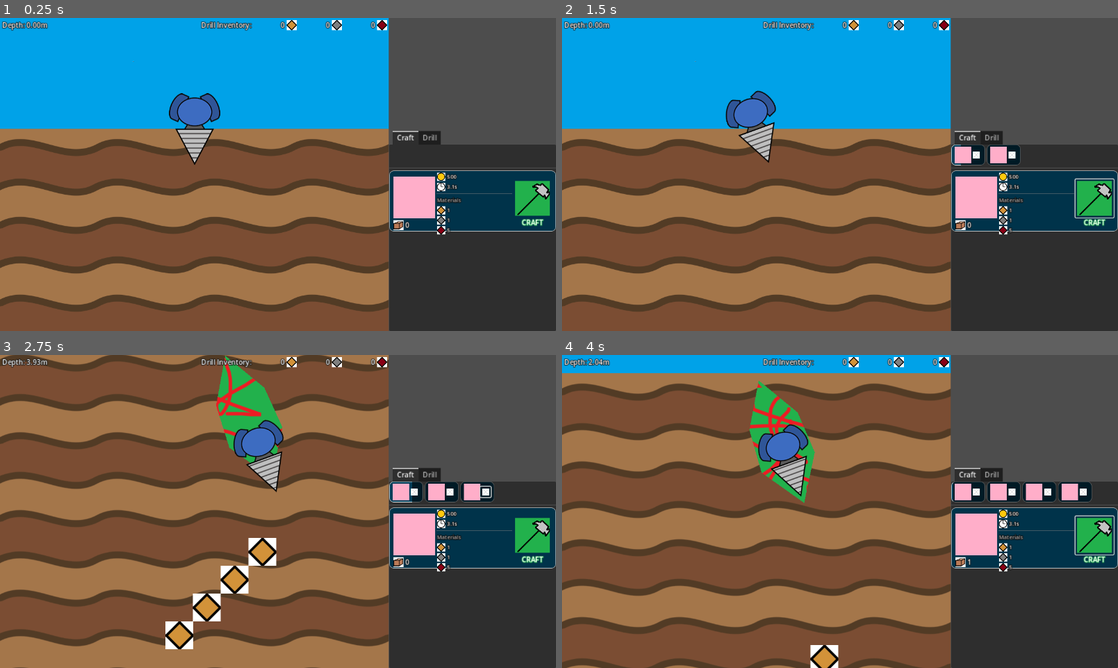
Above: before the commit, frames 1-4 (two rows, left to right).
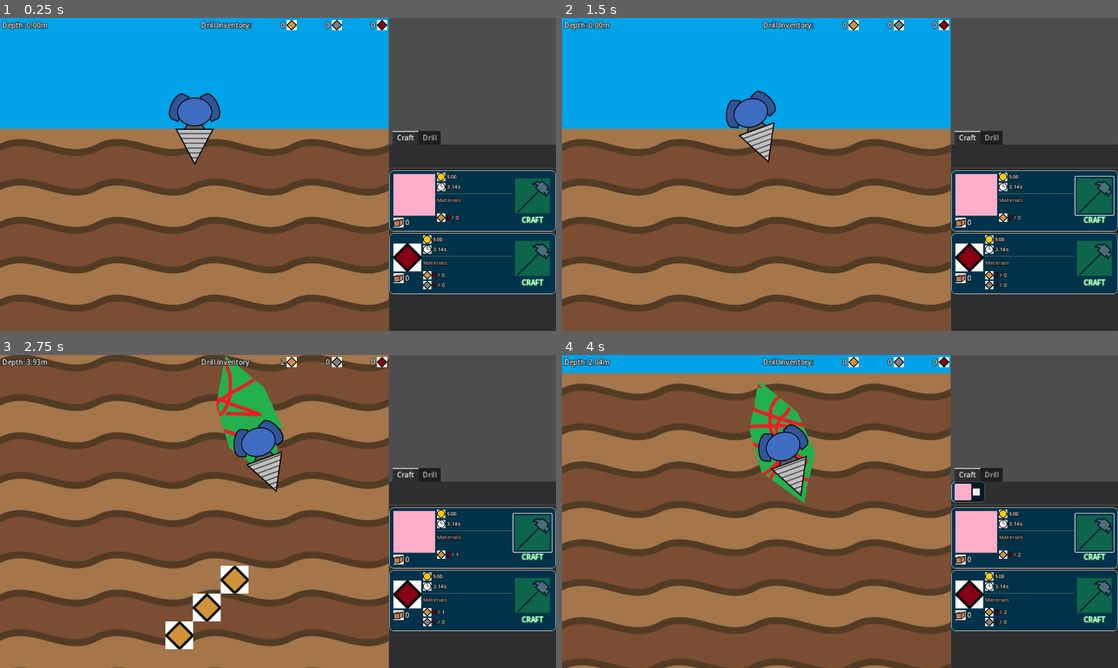
Above: after the commit, the same moments.

Repository: aNotSoCleverName/mechanicore
Game: Godot game, scene res://Main.tscn
Two runs of this game, one before a commit and one after it. Both use one fixed random seed, a clock stepped at 60 frames per second and the inputs below.
Inputs (mouse positions are in pixels of both pictures, inside the frame that each line leads up to):
- Up to frame 1 (0.25 s): no input
- Up to frame 2 (1.5 s): click (1095, 199) at 0.52 s; tap Enter (ui_accept) at 1.25 s; hold Right (ui_right) from 1.28 s (still down); tap R at 1.35 s
- Up to frame 3 (2.75 s): tap Enter (ui_accept) at 1.52, 2.27 s; release Right (ui_right) at 2.03 s; hold Left (ui_left) from 2.03 s (still down); tap R at 2.1 s
- Up to frame 4 (4 s): release Left (ui_left) at 2.78 s; hold Right (ui_right) from 2.78 s (still down); tap R at 2.85, 3.6 s; tap Enter (ui_accept) at 3.5, 3.77 s

The runs differ from the first frame. In frame 1, 7.0% of the frame differs, in the area x 70-100%, y 49-89%; in frame 2, 7.8%; in frame 3, 8.7%, in the area x 44-100%, y 1-89%; in frame 4, 8.6%.

Commit message:
Crafting now uses materials. When docking, ores are now transfered to base

Diff:
--- a/Base/Base.gd
+++ b/Base/Base.gd
@@ -1,16 +1,50 @@
 extends VBoxContainer
 class_name Base
+
+# Key = ore type, value = amount
+static var ores: Dictionary = { };
+static func _addOres(inOres: Dictionary):
+	for oreType: Ore.EOreType in ores.keys():
+		Base.ores[oreType] += inOres[oreType];
+	SignalBus_Base.update_ore_inventory.emit(ores);
+static func _takeOres(inOres: Dictionary):
+	for oreType: Ore.EOreType in ores.keys():
+		Base.ores[oreType] -= inOres[oreType];
+	SignalBus_Base.update_ore_inventory.emit(ores);
 
 # Key = craftItem, value = amount
 static var craftItems: Dictionary = { };
 
 func _on_tree_entered() -> void:
+	SignalBus_EndlessRun.drill_change_dock.connect(
+		func (inIsDocked: bool, inDrill: Drill):
+			if (!inIsDocked):
+				return;
+
+			Base._addOres(inDrill.inventory);
+	)
+
+	SignalBus_Base.craft_queue.connect(
+		func (inCraftItem: CraftItem):
+			Base._takeOres(inCraftItem.materials);
+	);
+
 	SignalBus_Base.craft_finished.connect(
 		func (inCraftItem: CraftItem):
 			Base.craftItems[inCraftItem] += 1;
 	);
 
+	SignalBus_Base.craft_cancel.connect(
+		func (inCraftItem: CraftItem):
+			Base._addOres(inCraftItem.materials);
+	);
+
 func _ready() -> void:
+	# Initiate ores
+	for oreType: Ore.EOreType in Ore.EOreType.values():
+		Base.ores[oreType] = 0;
+	SignalBus_Base.update_ore_inventory.emit(Base.ores);	# This triggers the code that checks if craft item text should be red/white depending on stock
+
 	# Initiate craftItems
 	for craftItemNode: CraftItemNode in $"Menu/Craft/Craft Items".get_children() as Array[CraftItemNode]:
 		Base.craftItems[craftItemNode.craftItem] = 0;
--- a/Base/Base.tscn
+++ b/Base/Base.tscn
@@ -1,9 +1,22 @@
-[gd_scene load_steps=5 format=3 uid="uid://dx4xl0ya4o52y"]
+[gd_scene load_steps=8 format=3 uid="uid://dx4xl0ya4o52y"]
 
 [ext_resource type="Script" path="res://Base/Base.gd" id="1_4gdcv"]
 [ext_resource type="PackedScene" uid="uid://dq4qkupby85t" path="res://Base/Menu/Craft/Craft Item/Craft Item Node.tscn" id="1_6eggy"]
+[ext_resource type="Script" path="res://Base/Craft Item.gd" id="2_36thw"]
 [ext_resource type="Script" path="res://Base/Menu/Craft/Queue.gd" id="2_muuji"]
 [ext_resource type="Resource" uid="uid://do7o06fuk17rd" path="res://Base/Menu/Craft/Craft Item/Resources/Test.tres" id="4_1pni4"]
+[ext_resource type="Texture2D" uid="uid://bripmml1nnira" path="res://Endless Run/Ores/Ore3.png" id="5_ju8iy"]
+
+[sub_resource type="Resource" id="Resource_hecib"]
+script = ExtResource("2_36thw")
+image = ExtResource("5_ju8iy")
+price = 500
+timeSec = 3.14
+materials = {
+1: 5,
+2: 1,
+3: 0
+}
 
 [node name="Base" type="VBoxContainer"]
 anchors_preset = 11
@@ -52,6 +65,10 @@
 layout_mode = 2
 craftItem = ExtResource("4_1pni4")
 
+[node name="Craft Item2" parent="Menu/Craft/Craft Items" instance=ExtResource("1_6eggy")]
+layout_mode = 2
+craftItem = SubResource("Resource_hecib")
+
 [node name="Drill" type="VBoxContainer" parent="Menu"]
 visible = false
 layout_mode = 2
--- /dev/null
+++ b/Base/Menu/Craft/Craft Item/Craft Item Material.gd
@@ -0,0 +1,42 @@
+@tool
+extends HBoxContainer
+class_name CraftItemMaterial
+
+@export var icon: Texture2D:
+	set(inValue):
+		icon = inValue;
+
+		if (self._textureRect != null):
+			self._textureRect.texture = icon;
+
+var requirement: int:
+	set(inValue):
+		requirement = inValue;
+
+		if (self._requirementNode != null):
+			self._requirementNode.text = str(requirement);
+
+var stock: int:
+	set(inValue):
+		stock = inValue;
+		self._AdjustRequirementColor();
+
+		if (self._stockNode != null):
+			self._stockNode.text = str(stock);
+
+@onready var _textureRect: TextureRect = $TextureRect;
+@onready var _requirementNode: Label = $Requirement;
+@onready var _stockNode: Label = $Stock;
+
+func _AdjustRequirementColor() -> void:
+	if (self.stock < self.requirement):
+		self._requirementNode.self_modulate = Color.RED;
+	else:
+		self._requirementNode.self_modulate = Color.WHITE;
+
+func _ready() -> void:
+	self._textureRect.texture = self.icon;
+	self._requirementNode.text = str(self.requirement);
+	self._stockNode.text = str(self.stock);
+
+	self._AdjustRequirementColor();
--- /dev/null
+++ b/Base/Menu/Craft/Craft Item/Craft Item Material.tscn
@@ -0,0 +1,43 @@
+[gd_scene load_steps=5 format=3 uid="uid://ccirx7362q0ar"]
+
+[ext_resource type="Script" path="res://Base/Menu/Craft/Craft Item/Craft Item Material.gd" id="1_xmrfw"]
+
+[sub_resource type="LabelSettings" id="LabelSettings_is3ay"]
+font_size = 12
+outline_size = 5
+outline_color = Color(0, 0, 0, 1)
+
+[sub_resource type="LabelSettings" id="LabelSettings_v6gft"]
+font_size = 12
+outline_size = 5
+outline_color = Color(0, 0, 0, 1)
+
+[sub_resource type="LabelSettings" id="LabelSettings_2yk70"]
+font_size = 12
+outline_size = 5
+outline_color = Color(0, 0, 0, 1)
+
+[node name="Craft Item Material" type="HBoxContainer"]
+offset_right = 37.0
+offset_bottom = 17.0
+script = ExtResource("1_xmrfw")
+
+[node name="TextureRect" type="TextureRect" parent="."]
+layout_mode = 2
+expand_mode = 2
+
+[node name="Requirement" type="Label" parent="."]
+layout_mode = 2
+text = "0"
+label_settings = SubResource("LabelSettings_is3ay")
+horizontal_alignment = 2
+
+[node name="Slash" type="Label" parent="."]
+layout_mode = 2
+text = "/"
+label_settings = SubResource("LabelSettings_v6gft")
+
+[node name="Stock" type="Label" parent="."]
+layout_mode = 2
+text = "0"
+label_settings = SubResource("LabelSettings_2yk70")
--- a/Base/Menu/Craft/Craft Item/Craft Item Node.gd
+++ b/Base/Menu/Craft/Craft Item/Craft Item Node.gd
@@ -3,22 +3,40 @@
 
 @export var craftItem: CraftItem;
 
+@onready var _craftButton: Button = $MarginContainer/HBoxContainer/Craft/Button;
+
 func _ready() -> void:
 	$MarginContainer/HBoxContainer/VBoxContainer/Icon.texture = self.craftItem.image;
 
 	$MarginContainer/HBoxContainer/Details/Price/Label.text = str(self.craftItem.price);
-	$MarginContainer/HBoxContainer/Details/Time/Label.text = str(self.craftItem.timeSec).pad_decimals(1) + "s"
+	$MarginContainer/HBoxContainer/Details/Time/Label.text = str(self.craftItem.timeSec).pad_decimals(2) + "s"
 
+	var materialsNode: VBoxContainer = $MarginContainer/HBoxContainer/Details/Materials;
+
+	self._craftButton.disabled = false;
 	for oreType: Ore.EOreType in self.craftItem.materials.keys():
-		var matNode: HBoxContainer = $MarginContainer/HBoxContainer/Details/Materials.find_child("Ore" + str(oreType));
+		var oreNode: CraftItemMaterial = materialsNode.find_child("Ore" + str(oreType));
 
 		if (self.craftItem.materials[oreType] == 0):
-			matNode.queue_free();
+			oreNode.queue_free();
 			continue;
 
-		var label: Label = matNode.get_child(1);
-		label.text = str(self.craftItem.materials[oreType]);
+		oreNode.requirement = self.craftItem.materials[oreType];
+		if (oreNode.stock < oreNode.requirement):
+				self._craftButton.disabled = true;
 
+	SignalBus_Base.update_ore_inventory.connect(
+		func (inCurrentInventory: Dictionary):
+			self._craftButton.disabled = false;
+			for oreType: Ore.EOreType in self.craftItem.materials.keys():
+				var oreNode: CraftItemMaterial = materialsNode.find_child("Ore" + str(oreType));
+				if (oreNode == null):
+					continue;
+
+				oreNode.stock = inCurrentInventory[oreType];
+				if (oreNode.stock < oreNode.requirement):
+					self._craftButton.disabled = true;
+	)
 
 func _on_button_pressed():
 	SignalBus_Base.craft_queue.emit(self.craftItem);
--- a/Base/Menu/Craft/Craft Item/Craft Item Node.tscn
+++ b/Base/Menu/Craft/Craft Item/Craft Item Node.tscn
@@ -6,13 +6,18 @@
 [ext_resource type="Texture2D" uid="uid://dud446r0i8vm" path="res://Base/Menu/Craft/Craft Item/Stock.png" id="3_gta4k"]
 [ext_resource type="Texture2D" uid="uid://bptr6byvokmow" path="res://Base/Money.png" id="3_xw0m5"]
 [ext_resource type="Texture2D" uid="uid://ctavnwfpqdo87" path="res://Base/Time.png" id="4_cfie2"]
-[ext_resource type="PackedScene" uid="uid://ccirx7362q0ar" path="res://Base/Menu/Craft/Craft Item/Craft Item Property.tscn" id="4_pkhi4"]
+[ext_resource type="PackedScene" uid="uid://ccirx7362q0ar" path="res://Base/Menu/Craft/Craft Item/Craft Item Material.tscn" id="4_pkhi4"]
 [ext_resource type="LabelSettings" uid="uid://ij0ls7r7u6aq" path="res://Simple Label.tres" id="4_qra5k"]
 [ext_resource type="Texture2D" uid="uid://kpyugmno047" path="res://Endless Run/Ores/Ore1.png" id="5_3meuh"]
 [ext_resource type="Texture2D" uid="uid://cjhadim1ft6sj" path="res://Endless Run/Ores/Ore2.png" id="6_d6pru"]
 [ext_resource type="Script" path="res://Base/Menu/Craft/Craft Item/Stock.gd" id="6_mhem6"]
 [ext_resource type="Texture2D" uid="uid://bripmml1nnira" path="res://Endless Run/Ores/Ore3.png" id="7_flb3l"]
 [ext_resource type="Texture2D" uid="uid://by6jv4i7kl48d" path="res://Base/Menu/Craft/Craft Item/Craft.png" id="8_kdpct"]
+
+[sub_resource type="LabelSettings" id="LabelSettings_ocgbb"]
+font_size = 12
+outline_size = 5
+outline_color = Color(0, 0, 0, 1)
 
 [sub_resource type="LabelSettings" id="LabelSettings_oq7r2"]
 font_size = 12
@@ -80,26 +85,44 @@
 layout_mode = 2
 size_flags_horizontal = 3
 
-[node name="Price" parent="MarginContainer/HBoxContainer/Details" instance=ExtResource("4_pkhi4")]
+[node name="Price" type="HBoxContainer" parent="MarginContainer/HBoxContainer/Details"]
 layout_mode = 2
-icon = ExtResource("3_xw0m5")
 
-[node name="Time" parent="MarginContainer/HBoxContainer/Details" instance=ExtResource("4_pkhi4")]
+[node name="TextureRect" type="TextureRect" parent="MarginContainer/HBoxContainer/Details/Price"]
 layout_mode = 2
-icon = ExtResource("4_cfie2")
+texture = ExtResource("3_xw0m5")
+expand_mode = 2
+
+[node name="Label" type="Label" parent="MarginContainer/HBoxContainer/Details/Price"]
+layout_mode = 2
+text = "0"
+label_settings = SubResource("LabelSettings_ocgbb")
+
+[node name="Time" type="HBoxContainer" parent="MarginContainer/HBoxContainer/Details"]
+layout_mode = 2
+
+[node name="TextureRect" type="TextureRect" parent="MarginContainer/HBoxContainer/Details/Time"]
+layout_mode = 2
+texture = ExtResource("4_cfie2")
+expand_mode = 2
+
+[node name="Label" type="Label" parent="MarginContainer/HBoxContainer/Details/Time"]
+layout_mode = 2
+text = "0"
+label_settings = SubResource("LabelSettings_ocgbb")
 
 [node name="HSeparator" type="HSeparator" parent="MarginContainer/HBoxContainer/Details"]
 layout_mode = 2
+
+[node name="Label" type="Label" parent="MarginContainer/HBoxContainer/Details"]
+layout_mode = 2
+text = "Materials"
+label_settings = SubResource("LabelSettings_oq7r2")
 
 [node name="Materials" type="VBoxContainer" parent="MarginContainer/HBoxContainer/Details"]
 layout_mode = 2
 size_flags_vertical = 3
 alignment = 1
-
-[node name="Label" type="Label" parent="MarginContainer/HBoxContainer/Details/Materials"]
-layout_mode = 2
-text = "Materials"
-label_settings = SubResource("LabelSettings_oq7r2")
 
 [node name="Ore1" parent="MarginContainer/HBoxContainer/Details/Materials" instance=ExtResource("4_pkhi4")]
 layout_mode = 2
@@ -123,6 +146,7 @@
 layout_mode = 2
 size_flags_vertical = 4
 mouse_default_cursor_shape = 2
+disabled = true
 icon = ExtResource("8_kdpct")
 flat = true
 
@@ -132,5 +156,6 @@
 label_settings = SubResource("LabelSettings_adn48")
 horizontal_alignment = 1
 
+[connection signal="tree_entered" from="." to="." method="_on_tree_entered"]
 [connection signal="tree_entered" from="MarginContainer/HBoxContainer/VBoxContainer/Stock/Label" to="MarginContainer/HBoxContainer/VBoxContainer/Stock/Label" method="_on_tree_entered"]
 [connection signal="pressed" from="MarginContainer/HBoxContainer/Craft/Button" to="." method="_on_button_pressed"]
--- a/Base/Menu/Craft/Craft Item/Craft Item Property.gd
+++ /dev/null
@@ -1,23 +0,0 @@
-@tool
-extends HBoxContainer
-
-@export var icon: Texture2D:
-	set(inValue):
-		icon = inValue;
-
-		if (self._textureRect != null):
-			self._textureRect.texture = icon;
-
-@export var text: String:
-	set(inValue):
-		text = str(inValue);
-
-		if (self._label != null):
-			self._label.text = text;
-
-@onready var _textureRect: TextureRect = $TextureRect;
-@onready var _label: Label = $Label;
-
-func _ready() -> void:
-	self._textureRect.texture = icon;
-	self._label.text = text;
--- a/Base/Menu/Craft/Craft Item/Craft Item Property.tscn
+++ /dev/null
@@ -1,23 +0,0 @@
-[gd_scene load_steps=3 format=3 uid="uid://ccirx7362q0ar"]
-
-[ext_resource type="Script" path="res://Base/Menu/Craft/Craft Item/Craft Item Property.gd" id="1_v8v38"]
-
-[sub_resource type="LabelSettings" id="LabelSettings_is3ay"]
-font_size = 12
-outline_size = 5
-outline_color = Color(0, 0, 0, 1)
-
-[node name="Craft Item Property" type="HBoxContainer"]
-offset_right = 37.0
-offset_bottom = 17.0
-script = ExtResource("1_v8v38")
-text = "0"
-
-[node name="TextureRect" type="TextureRect" parent="."]
-layout_mode = 2
-expand_mode = 2
-
-[node name="Label" type="Label" parent="."]
-layout_mode = 2
-text = "0"
-label_settings = SubResource("LabelSettings_is3ay")
--- a/Base/Menu/Craft/Craft Item/Resources/Test.tres
+++ b/Base/Menu/Craft/Craft Item/Resources/Test.tres
@@ -9,7 +9,7 @@
 price = 500
 timeSec = 3.14
 materials = {
-1: 1,
-2: 1,
-3: 5
+1: 3,
+2: 0,
+3: 0
 }
--- a/Base/Menu/Craft/Queue/Craft Item Queued.gd
+++ b/Base/Menu/Craft/Queue/Craft Item Queued.gd
@@ -37,3 +37,7 @@
 	var progress: float = 1 - (self._timer.time_left / self._timer.wait_time);
 	shader.set_shader_parameter(self.SHADER_PARAM_PROGRESS, progress);
 #endregion
+
+func _on_cancel_pressed():
+	SignalBus_Base.craft_cancel.emit(self._craftItem);
+	self.queue_free();
--- a/Base/Menu/Craft/Queue/Craft Item Queued.tscn
+++ b/Base/Menu/Craft/Queue/Craft Item Queued.tscn
@@ -8,7 +8,7 @@
 
 [sub_resource type="ShaderMaterial" id="ShaderMaterial_gdw7j"]
 shader = ExtResource("1_cniir")
-shader_parameter/progress = 1.0
+shader_parameter/progress = 0.514405
 
 [node name="Craft Item Queued" type="Panel"]
 material = SubResource("ShaderMaterial_gdw7j")
@@ -38,10 +38,12 @@
 texture = ExtResource("2_8b4af")
 expand_mode = 2
 
-[node name="Button" type="Button" parent="MarginContainer/HBoxContainer"]
+[node name="Cancel" type="Button" parent="MarginContainer/HBoxContainer"]
 layout_mode = 2
 size_flags_horizontal = 4
 size_flags_vertical = 4
 mouse_default_cursor_shape = 2
 icon = ExtResource("4_ghy2o")
 flat = true
+
+[connection signal="pressed" from="MarginContainer/HBoxContainer/Cancel" to="." method="_on_cancel_pressed"]
--- a/Drill Camera Timer.gd
+++ b/Drill Camera Timer.gd
@@ -20,7 +20,7 @@
 	)
 
 	SignalBus_EndlessRun.drill_change_dock.connect(
-		func (inIsDocked: bool):
+		func (inIsDocked: bool, _inDrill: Drill):
 			if (!inIsDocked):
 				self.start();
 			else:
--- a/Endless Run/Background/Trails.gd
+++ b/Endless Run/Background/Trails.gd
@@ -14,7 +14,7 @@
 	self._shaderTexture = shaderMaterial.get_shader_parameter("image_texture");
 
 	SignalBus_EndlessRun.drill_change_dock.connect(
-		func (inIsDocked: bool):
+		func (inIsDocked: bool, _inDrill: Drill):
 			if (!inIsDocked):
 				return;
 
--- a/Endless Run/Bomb/Bomb.gd
+++ b/Endless Run/Bomb/Bomb.gd
@@ -51,6 +51,6 @@
 			oreTypes.erase(lostOreType);
 	#endregion
 
-	SignalBus_EndlessRun.drill_explode.emit(drill.inventory, lostOres);
+	SignalBus_EndlessRun.drill_explode.emit(lostOres);
 	for oreType: Ore.EOreType in drill.inventory.keys():
 		drill.inventory[oreType] = 0;
--- a/Endless Run/Drill/Drill.gd
+++ b/Endless Run/Drill/Drill.gd
@@ -18,7 +18,7 @@
 			GlobalProperty_EndlessRun.SURFACE_Y
 		);
 
-		SignalBus_EndlessRun.drill_change_dock.emit(_isDocked);
+		SignalBus_EndlessRun.drill_change_dock.emit(_isDocked, self);
 		if (_isDocked):
 			self._speed = 0;
 			self._directionDeg = SignalBus_EndlessRun.EDrillDirection.DOCKED;
--- a/Endless Run/Drill/Update Drill Pos.gd
+++ b/Endless Run/Drill/Update Drill Pos.gd
@@ -11,7 +11,7 @@
 	)
 
 	SignalBus_EndlessRun.drill_change_dock.connect(
-		func (inIsDocked: bool):
+		func (inIsDocked: bool, _inDrill: Drill):
 			if (inIsDocked):
 				self.stop();
 			else:
--- a/Endless Run/Top Bar/Lost Amount.gd
+++ b/Endless Run/Top Bar/Lost Amount.gd
@@ -9,7 +9,7 @@
 	var oreInventory: OreInventory = ancestorNode;
 
 	SignalBus_EndlessRun.drill_explode.connect(
-		func (_inRemainingInventory: Dictionary, inLostInventory: Dictionary):
+		func (inLostInventory: Dictionary):
 			self.text = str(-inLostInventory[oreInventory.oreType]);
 			self.self_modulate.a = 1;
 
--- a/Endless Run/Top Bar/Ore Inventory.gd
+++ b/Endless Run/Top Bar/Ore Inventory.gd
@@ -13,7 +13,7 @@
 	)
 
 	SignalBus_EndlessRun.drill_change_dock.connect(
-		func (inIsDocked: bool):
+		func (inIsDocked: bool, _inDrill: Drill):
 			if (!inIsDocked):
 				return;
 			$Amount.text = "0";
--- a/Global Script/Signal Bus - Base.gd
+++ b/Global Script/Signal Bus - Base.gd
@@ -8,4 +8,7 @@
 signal craft_cancel(inCraftItem: CraftItem);
 
 @warning_ignore("unused_signal")
+signal update_ore_inventory(inCurrentInventory: Dictionary);
+
+@warning_ignore("unused_signal")
 signal sell(inCraftItemId: int);
--- a/Global Script/Signal Bus - Endless Run.gd
+++ b/Global Script/Signal Bus - Endless Run.gd
@@ -12,8 +12,9 @@
 signal drill_change_pos(inPos: Vector2, inDrill: Drill);
 @warning_ignore("unused_signal")
 signal drill_change_dock(inIsDocked: bool, inDrill: Drill);
+
 @warning_ignore("unused_signal")
-signal drill_explode(inRemainingInventory: Dictionary, inLostInventory: Dictionary);
+signal drill_explode(inLostInventory: Dictionary);
 
 @warning_ignore("unused_signal")
 signal ore_place(inOrePlaceHolder: OrePlaceholder);
Not shown: 1 places in Base/Menu/Craft/Craft Item/Craft Item Node.tscn that only renumber resources
